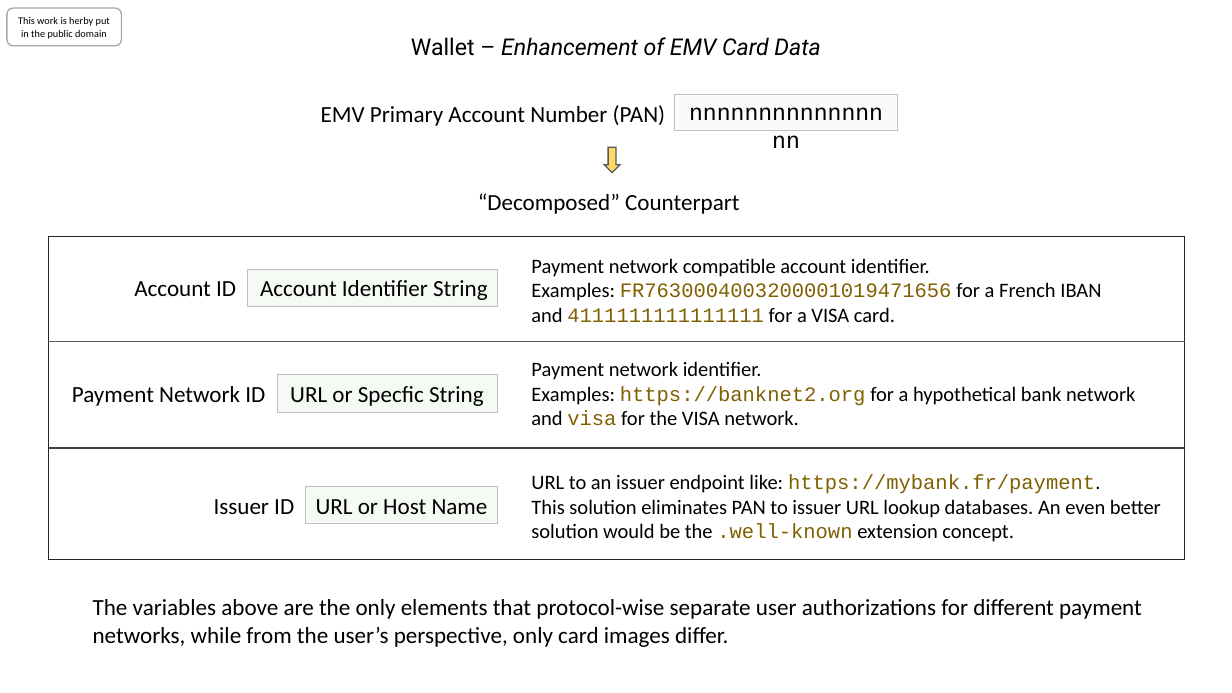
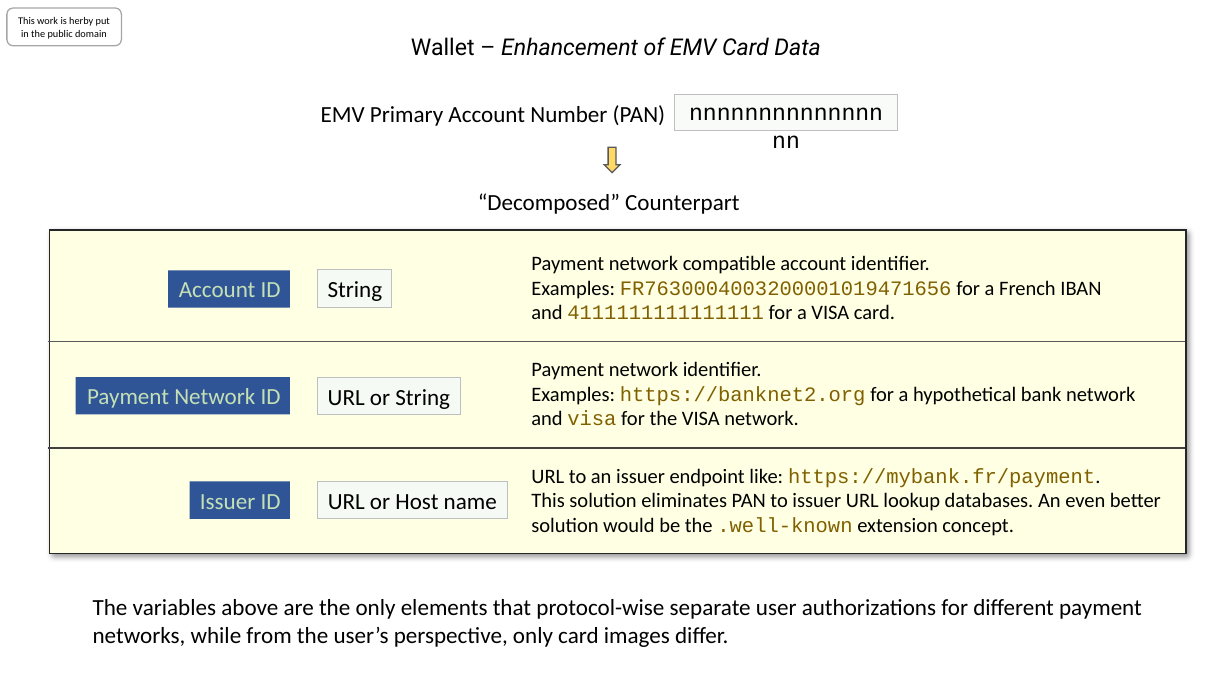
Before and after one commit to cyberphone/doc, a slide deck: slide 1 of defensive-publications/emv-data-enhancement.pptx. Drawn at 1232x693 pixels with LibreOffice and Linux fonts; fonts in the diff are those of the drawing. Boxes give left, top, right and bottom in pixels: in the first picture for what was removed or moved away, otherwise in the second. Text is boxed around its words. In the diff, an @@ line names an element or a change of style, - is before the commit and + after.

```diff
--- a/defensive-publications/emv-data-enhancement.pptx
+++ b/defensive-publications/emv-data-enhancement.pptx
@@ rectangle: place and size @@
-rectangle at box(48, 237, 1185, 560)
+rectangle at box(50, 230, 1187, 554)
@@ rectangle at box(50, 230, 1187, 554): fill none to #FFFFE4; shadow on @@
@@ rectangle "Account ID": place and size @@
-rectangle "Account ID" at box(134, 281, 236, 296)
+rectangle "Account ID" at box(168, 271, 290, 308)
@@ rectangle "String": place and size @@
-rectangle "String" at box(248, 269, 497, 306)
+rectangle "String" at box(318, 270, 392, 307)
@@ text in rectangle at box(328, 281, 383, 301): text changed @@
-Account Identifier String
+String
@@ rectangle "Payment Network ID": place and size @@
-rectangle "Payment Network ID" at box(72, 386, 265, 406)
+rectangle "Payment Network ID" at box(76, 377, 290, 414)
@@ rectangle "URL or String": place and size @@
-rectangle "URL or String" at box(277, 375, 497, 412)
+rectangle "URL or String" at box(318, 378, 460, 415)
@@ text in rectangle at box(328, 389, 450, 409): text changed @@
-URL or Specfic String
+URL or String
@@ text "URL to an issuer endpoint ...": place and size @@
-text "URL to an issuer endpoint ..." at box(531, 474, 1161, 542)
+text "URL to an issuer endpoint ..." at box(531, 468, 1161, 536)
@@ text colour #000000 to #C5E0B4; fill none to #2F5597 in 3 elements at box(76, 377, 290, 414), box(168, 271, 290, 308), box(189, 482, 290, 518) @@
@@ rectangle "Issuer ID": place and size @@
-rectangle "Issuer ID" at box(214, 499, 294, 514)
+rectangle "Issuer ID" at box(189, 482, 290, 518)
@@ rectangle "URL or Host name": place and size @@
-rectangle "URL or Host name" at box(305, 487, 497, 524)
+rectangle "URL or Host name" at box(318, 482, 507, 518)
@@ text in rectangle at box(328, 494, 497, 509): text changed @@
-URL or Host Name
+URL or Host name
```
Also in this commit, not shown: 1 other file.
